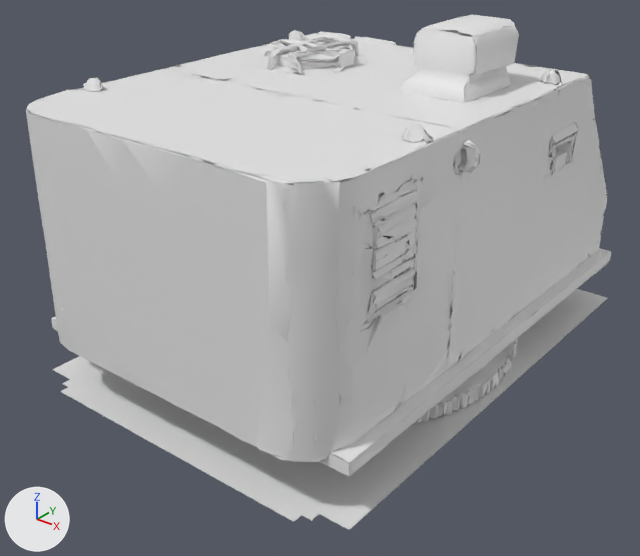
A saved change to the FBX model Assets/Models/Vehicles/Split/sea_gunboat_turret_v2.fbx.
The view is the same before and after, from a 50 mm lens placed at (2.54, -3.54, 2.41), pointed at (-0.06, -0.28, 0.39). The axes (+X, +Y, +Z) are drawn at lower left. The lights are the same throughout. The older version comes first. Vertices at exactly the same position are counted once.

Objects in the first picture: 'geometry_0'.
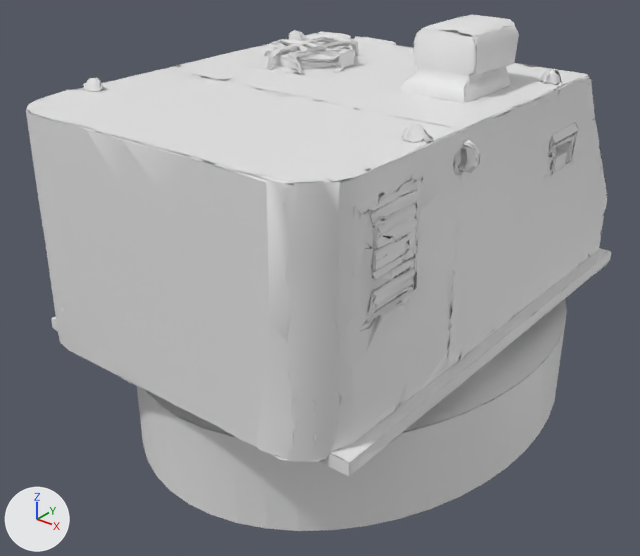
What differs and where, as boxes (x1, y1, x2, y2) in the pictures (640 x 556 px):
'geometry_0', reshaped: before (26, 15, 611, 530); after (26, 15, 611, 531)
part 1 of me_geometry_0, added: after (137, 326, 565, 531)
part 2 of me_geometry_0, added: after (147, 299, 567, 436)
part 3 of me_geometry_0, deleted: before (53, 289, 607, 529)
part 4 of me_geometry_0, deleted (mostly hidden): before (55, 298, 608, 530)

Patch to the scene script:
```diff
--- a/Assets/Models/Vehicles/Split/sea_gunboat_turret_v2.fbx.py
+++ b/Assets/Models/Vehicles/Split/sea_gunboat_turret_v2.fbx.py
@@ me_geometry_0 @@
 # used by ob_geometry_0; location = (0.0, 0.0, 0.0)
-me_geometry_0.from_pydata(...)  # 41742 vertices, 43677 faces; spans x -0.95..0.95, y -1.46..1.2, z 0.0..1.7
+me_geometry_0.from_pydata(...)  # 37800 vertices, 35917 faces; spans x -1.05..1.05, y -1.46..1.35, z -0.36..1.7
+# me_geometry_0 part 1: a new loose piece of 193 vertices spanning x -1.05..1.05, y -1.35..1.35, z -0.36..0.12, in mat_designer_logic_pbr (its picture is missing)
+# me_geometry_0 part 2: a new loose piece of 49 vertices spanning x -1.05..1.05, y -1.35..1.35, z 0.12, in mat_designer_logic_pbr (its picture is missing)
+# me_geometry_0 part 3: the loose piece of 2092 vertices spanning x -0.95..0.95, y -1.46..1.19, z 0.01 is deleted
+# me_geometry_0 part 4: the loose piece of 2092 vertices spanning x -0.95..0.95, y -1.46..1.19, z 0.01 is deleted
 me_geometry_0.materials.append(mat_designer_logic_pbr)
```
